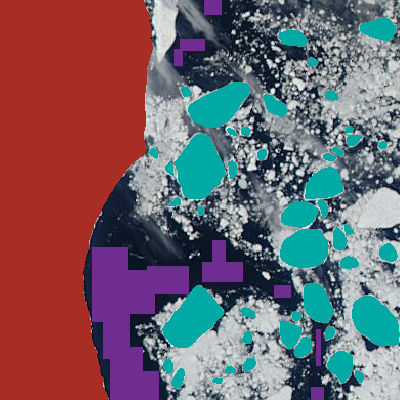
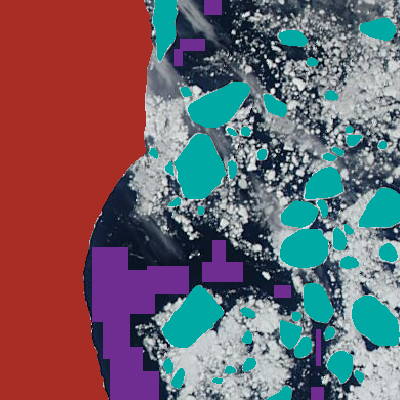
The second 400 × 400 image is a revision of the first. Changes to its layers:
painted on "ice floes" (2nd of 2) over [153, 0, 400, 400]
